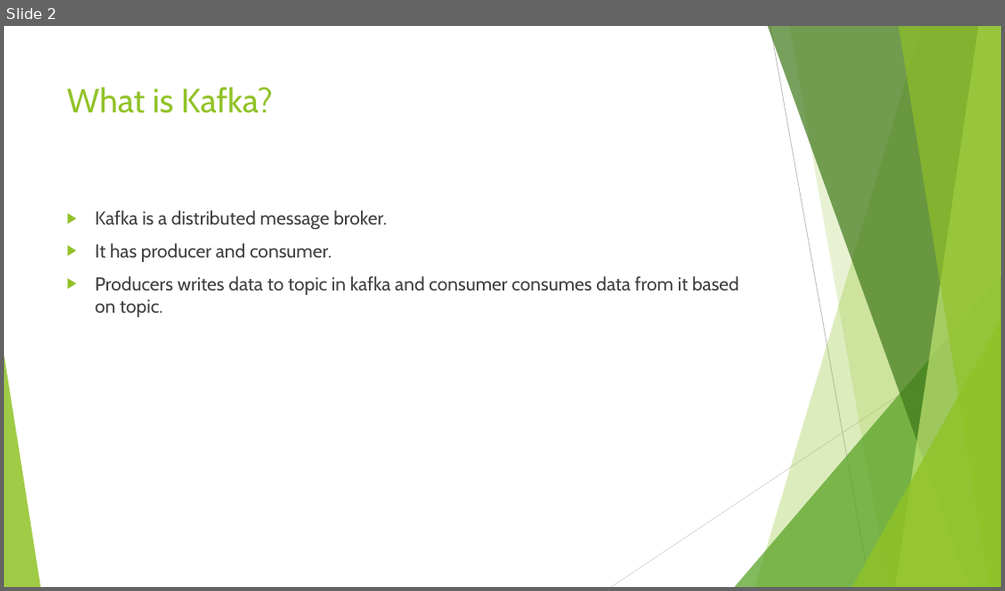
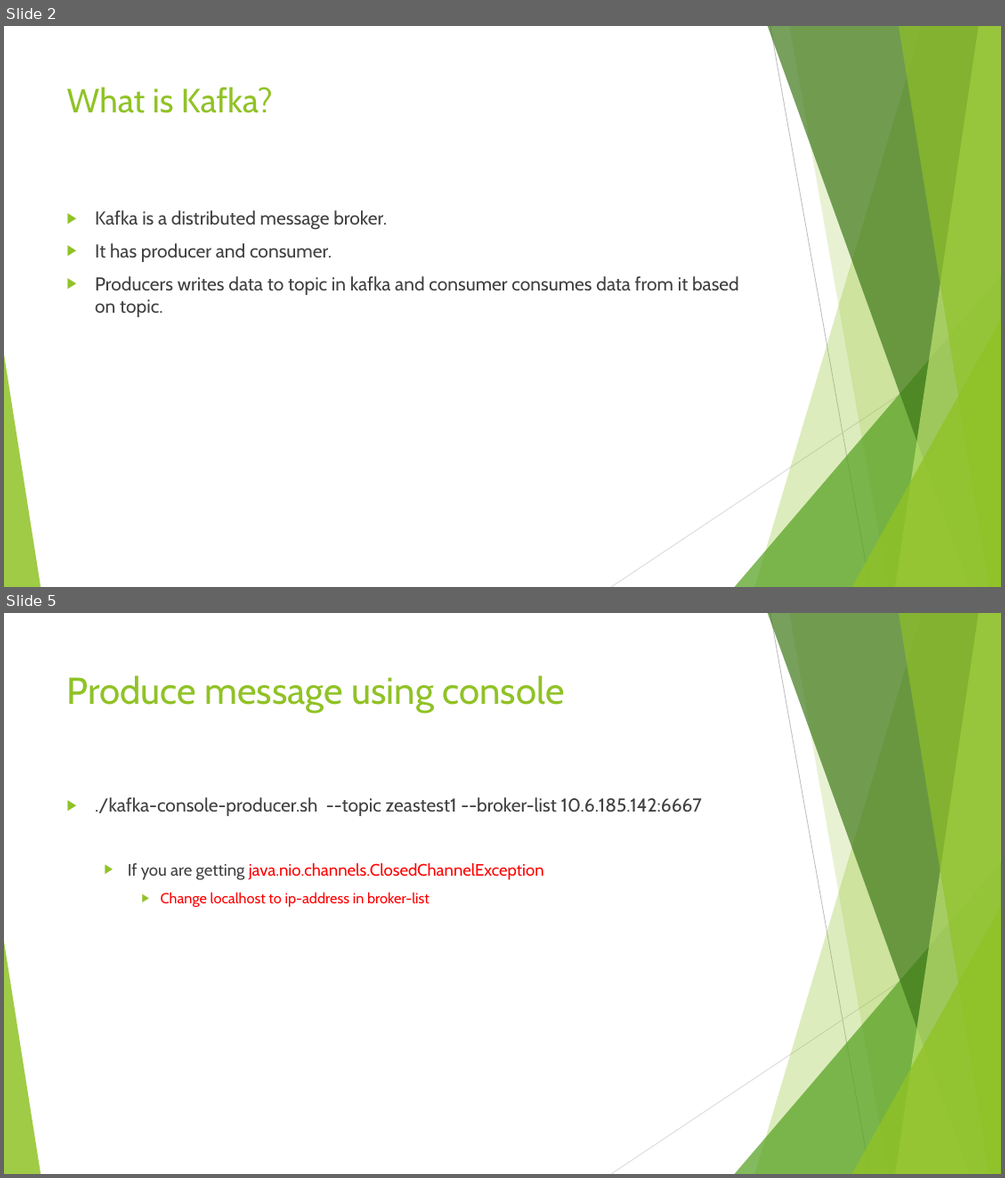
Before and after one commit to ketankk/BDppt, a slide deck: ppt/Kafka.pptx. Shown one above the other, each under a label of ours: slide 2 before the commit, slides 2 and 5 after it; the slides between them are not shown. The pictures are 1005x591 and 1005x1178 pixels, drawn with LibreOffice and Linux fonts; fonts in the diff are those of the drawing. Boxes give left, top, right and bottom in pixels: in the first picture for what was removed or moved away, otherwise in the second. Text is boxed around its words. In the diff, an @@ line names an element or a change of style, - is before the commit and + after.

Commit message:
kafka updated

```diff
--- a/ppt/Kafka.pptx
+++ b/ppt/Kafka.pptx
@@ slide 5 added at [4, 613, 1001, 1174], background #FFFFFF; not listed: 10 template elements that a slide beside it also shows @@
@@ title added at [67, 675, 565, 713], 36 pt, text #90C226 @@
+Produce message using console
@@ text added at [95, 797, 702, 907], 18 pt, text #404040 @@
+▶ ./kafka-console-producer.sh --topic zeastest1 --broker-list 10.6.185.142:6667
+  ▶ If you are getting java.nio.channels.ClosedChannelException
+    ▶ Change localhost to ip-address in broker-list
```
Also in this commit, not shown: 15 other slides added, 2 other files.
